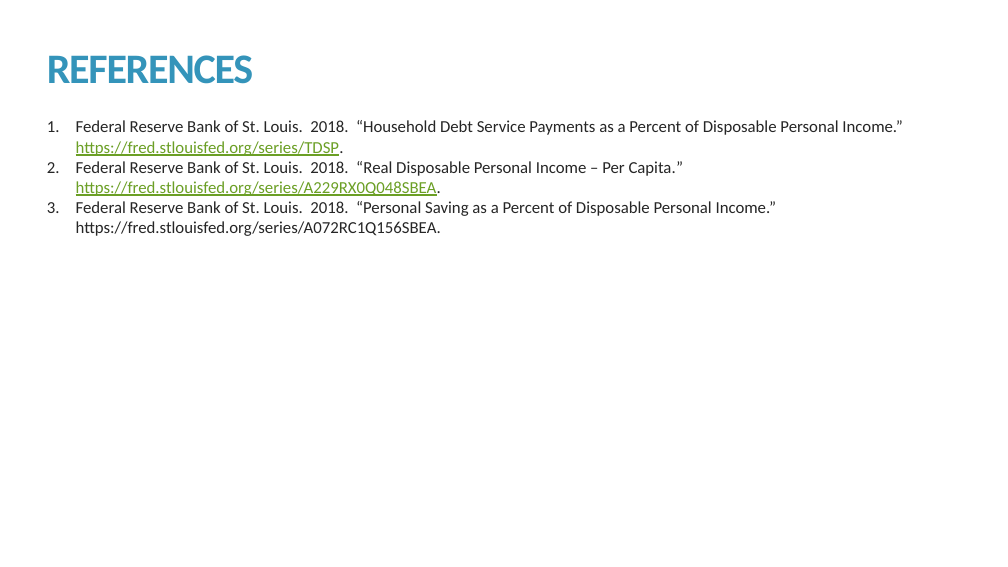
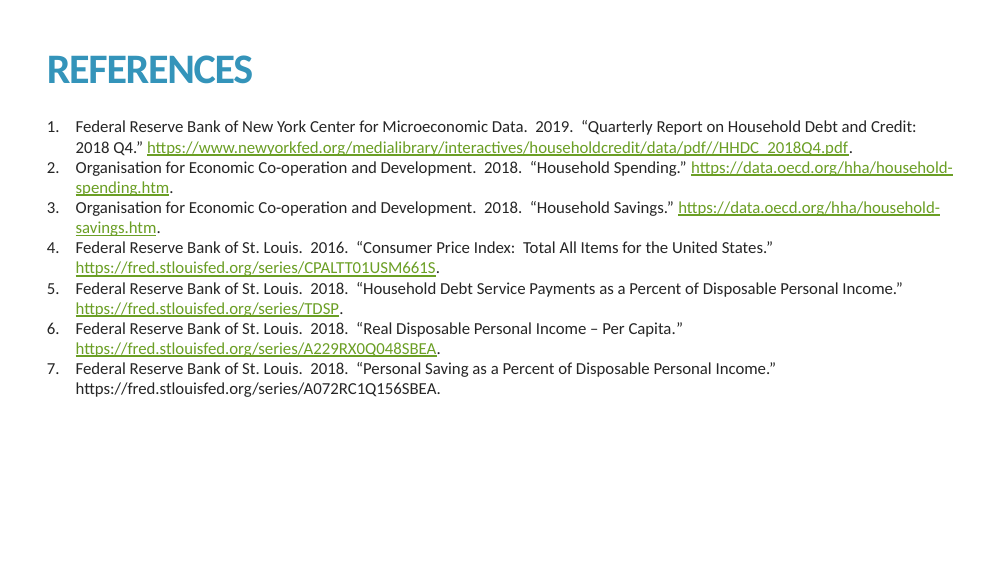
Before and after one commit to kmprioliPROF/MAT_8444_Final_Project, a slide deck: slide 18 of Prioli_Final_Proj.pptx (slide 15 before the commit). Drawn at 1008x567 pixels with LibreOffice and Linux fonts; fonts in the diff are those of the drawing. Boxes give left, top, right and bottom in pixels: in the first picture for what was removed or moved away, otherwise in the second. Text is boxed around its words. In the diff, an @@ line names an element or a change of style, - is before the commit and + after.

```diff
--- a/Prioli_Final_Proj.pptx
+++ b/Prioli_Final_Proj.pptx
@@ text at (76, 120, 953, 277): paragraphs added @@
+1. Federal Reserve Bank of New York Center for Microeconomic Data. 2019. “Quarterly Report on Household Debt and Credit: 2018 Q4.” https://www.newyorkfed.org/medialibrary/interactives/householdcredit/data/pdf//HHDC_2018Q4.pdf.
+2. Organisation for Economic Co-operation and Development. 2018. “Household Spending.” https://data.oecd.org/hha/household-spending.htm.
+3. Organisation for Economic Co-operation and Development. 2018. “Household Savings.” https://data.oecd.org/hha/household-savings.htm.
+4. Federal Reserve Bank of St. Louis. 2016. “Consumer Price Index: Total All Items for the United States.” https://fred.stlouisfed.org/series/CPALTT01USM661S.
```
Also in this commit, not shown: 3 other slides changed, 5 slides added, 2 slides removed, 1 other file.
